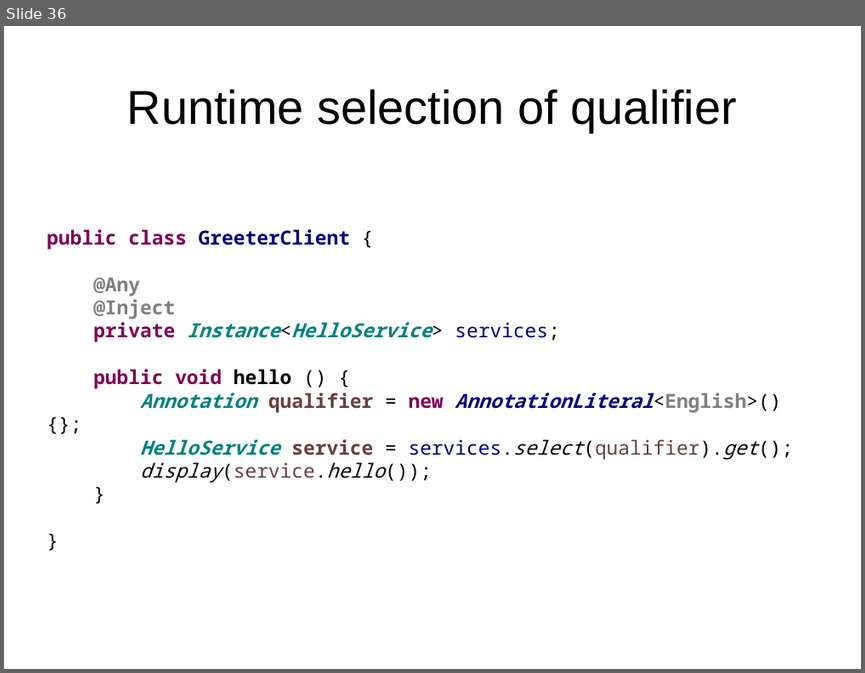
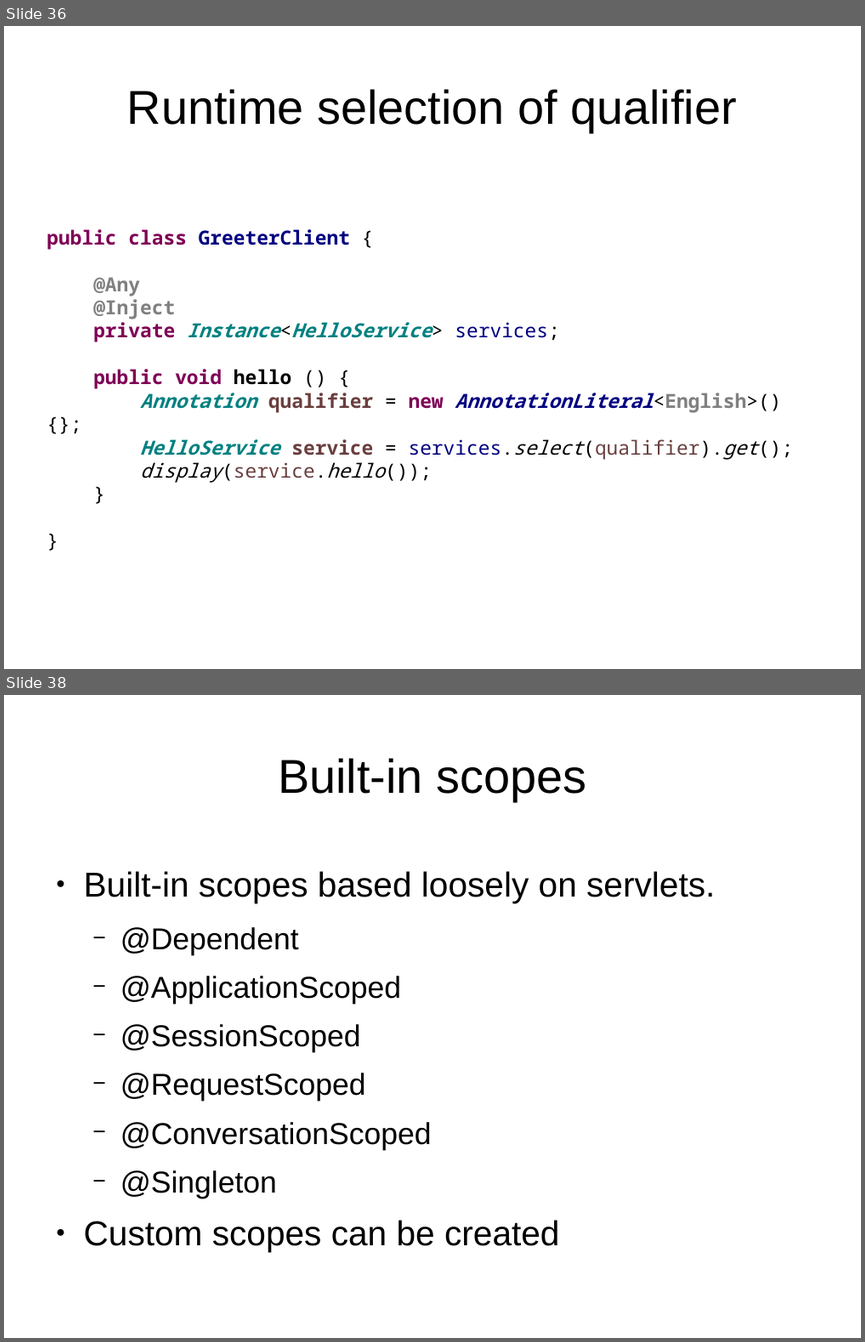
Before and after one commit to FrigoCoder/CDI, a slide deck: CDI.odp. Shown one above the other, each under a label of ours: slide 36 before the commit, slides 36 and 38 after it; the slides between them are not shown. The pictures are 865x673 and 865x1342 pixels, drawn with LibreOffice and Linux fonts; fonts in the diff are those of the drawing. Boxes give left, top, right and bottom in pixels: in the first picture for what was removed or moved away, otherwise in the second. Text is boxed around its words. In the diff, an @@ line names an element or a change of style, - is before the commit and + after.

```diff
--- a/CDI.odp
+++ b/CDI.odp
@@ slide 38 added at bbox=[4, 695, 861, 1338], background #FFFFFF @@
@@ title added at bbox=[278, 758, 586, 801], 44 pt, text #000000 @@
+Built-in scopes
@@ text added at bbox=[84, 871, 715, 1251], 28 pt, text #000000 @@
+● Built-in scopes based loosely on servlets.
+  − @Dependent
+  − @ApplicationScoped
+  − @SessionScoped
+  − @RequestScoped
+  − @ConversationScoped
+  − @Singleton
+● Custom scopes can be created
```
Also in this commit, not shown: 11 slides changed, 9 other slides added, 9 other files.
